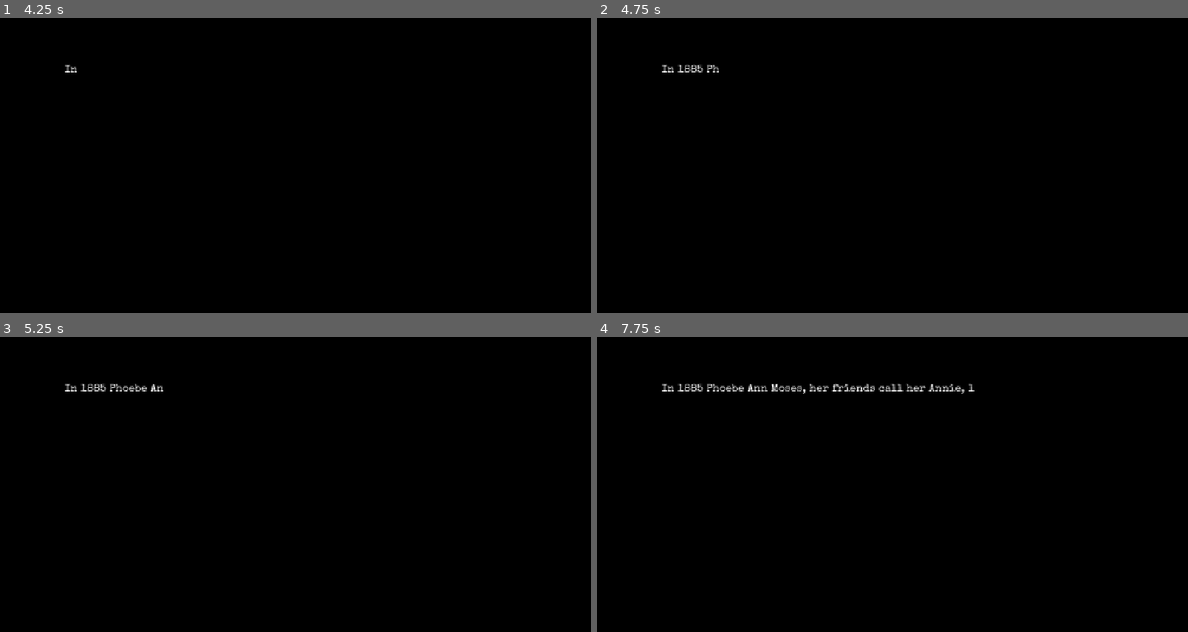
Above: before the commit, frames 1-4 (two rows, left to right).
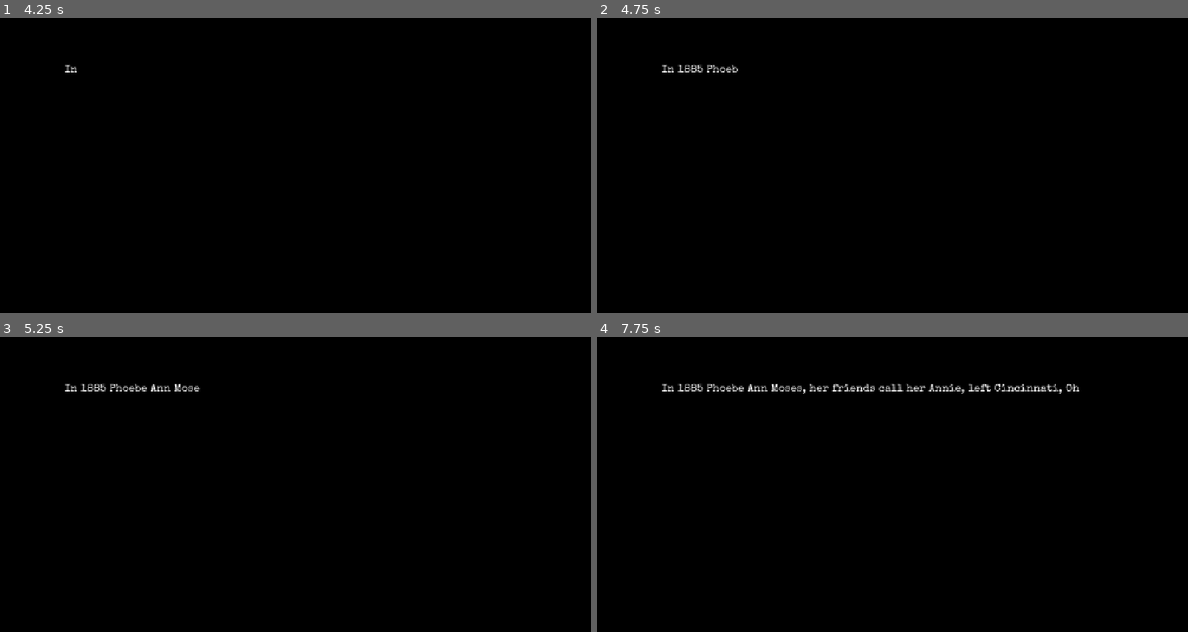
Above: after the commit, the same moments.

Repository: jenschrader/sdev248-group-project-2
Game: Godot game, scene res://scenes/ui/StartScreen.tscn
Two runs of this game, one before a commit and one after it. Both use one fixed random seed, a clock stepped at 60 frames per second and the inputs below.
Inputs:
- Up to frame 1 (4.25 s): tap Space (Play) at 0.5, 1.35, 2, 2.3, 2.75, 2.85, 3.5 s; hold Right (ui_right) 0.53-1.28 s; hold Space (Play) 0.53-1.28 s; hold Down (ui_down) 1.28-2.03 s; hold Right (ui_right) 2.03-2.78 s; hold Enter (interact) 2.03-2.78 s; hold Up (ui_up) 2.78-3.53 s; hold Left (ui_left) from 3.53 s (still down); hold Space (Play) from 3.53 s (still down)
- Up to frame 2 (4.75 s): keep holding Left (ui_left); release Space (Play) at 4.28 s; tap Enter (interact) at 4.35 s; tap Space (Play) at 4.55 s
- Up to frame 3 (5.25 s): release Left (ui_left) at 5.03 s; hold Down (ui_down) from 5.03 s (still down); hold Space (Play) from 5.03 s (still down)
- Up to frame 4 (7.75 s): release Down (ui_down) at 5.78 s; release Space (Play) at 5.78 s; hold Right (ui_right) 5.78-6.53 s; tap Space (Play) at 5.85, 6.8, 7.35 s; hold Up (ui_up) 6.53-7.28 s; hold Enter (interact) 6.53-7.28 s; hold Right (ui_right) from 7.28 s (still down)

Frame 1 is identical in both runs. In frame 2, less than 0.1% of the frame differs, in the area x 20-24%, y 15-19%; in frame 3, less than 0.1%; in frame 4, 0.3%, in the area x 63-82%, y 15-20%.

Commit message:
Increased typewriter speed for cutscene slightly

Diff:
--- a/group-project-2/scripts/ui/cutscene.gd
+++ b/group-project-2/scripts/ui/cutscene.gd
@@ -13,7 +13,7 @@
 func typewriter_effect():
 	for i in story_text.length():
 		label.text += story_text[i]
-		await get_tree().create_timer(0.05).timeout
+		await get_tree().create_timer(0.035).timeout
 	await get_tree().create_timer(0.3).timeout
 	continue_button.visible = true
 
